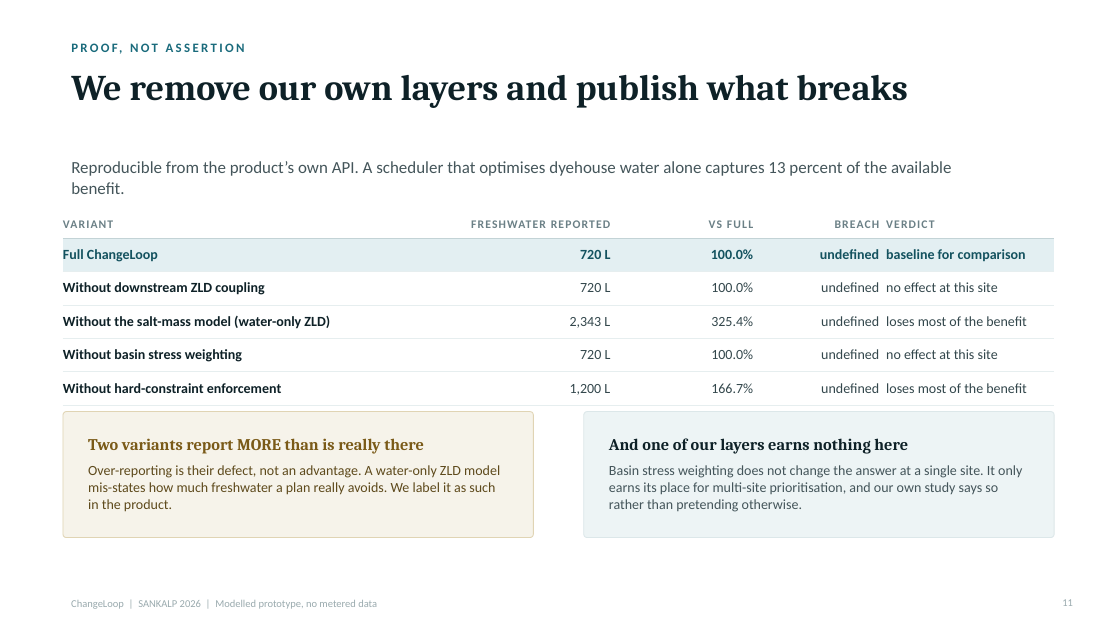
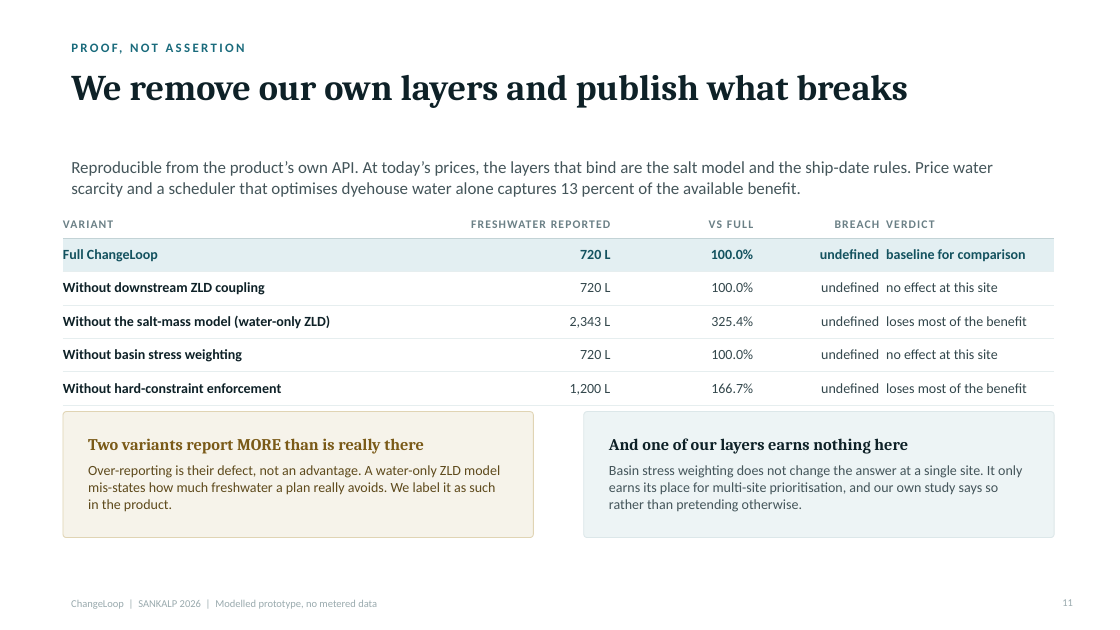
Before and after one commit to shoryamittal/Changeloop-water-intelligence-, a slide deck: slide 11 of submission/ChangeLoop_SANKALP_2026.pptx. Drawn at 1120x630 pixels with LibreOffice and Linux fonts; fonts in the diff are those of the drawing. Boxes give left, top, right and bottom in pixels: in the first picture for what was removed or moved away, otherwise in the second. Text is boxed around its words. In the diff, an @@ line names an element or a change of style, - is before the commit and + after.

```diff
--- a/submission/ChangeLoop_SANKALP_2026.pptx
+++ b/submission/ChangeLoop_SANKALP_2026.pptx
@@ text at bbox=[71, 161, 993, 197]: text changed @@
-Reproducible from the product’s own API. A scheduler that optimises dyehouse water alone captures 13 percent of the available benefit.
+Reproducible from the product’s own API. At today’s prices, the layers that bind are the salt model and the ship-date rules. Price water scarcity and a scheduler that optimises dyehouse water alone captures 13 percent of the available benefit.
```
Also in this commit, not shown: 5 other slides changed, 32 other files.
